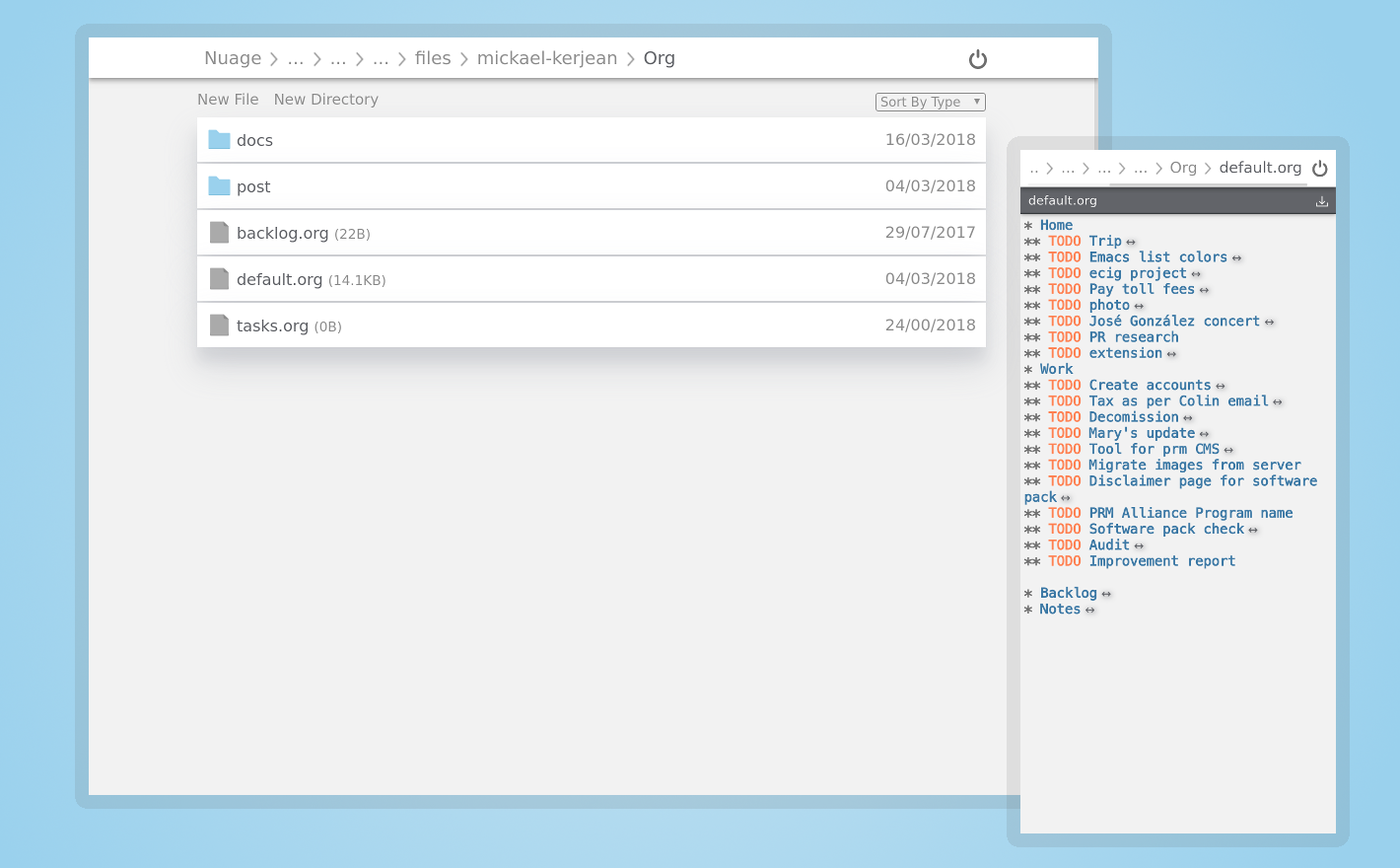
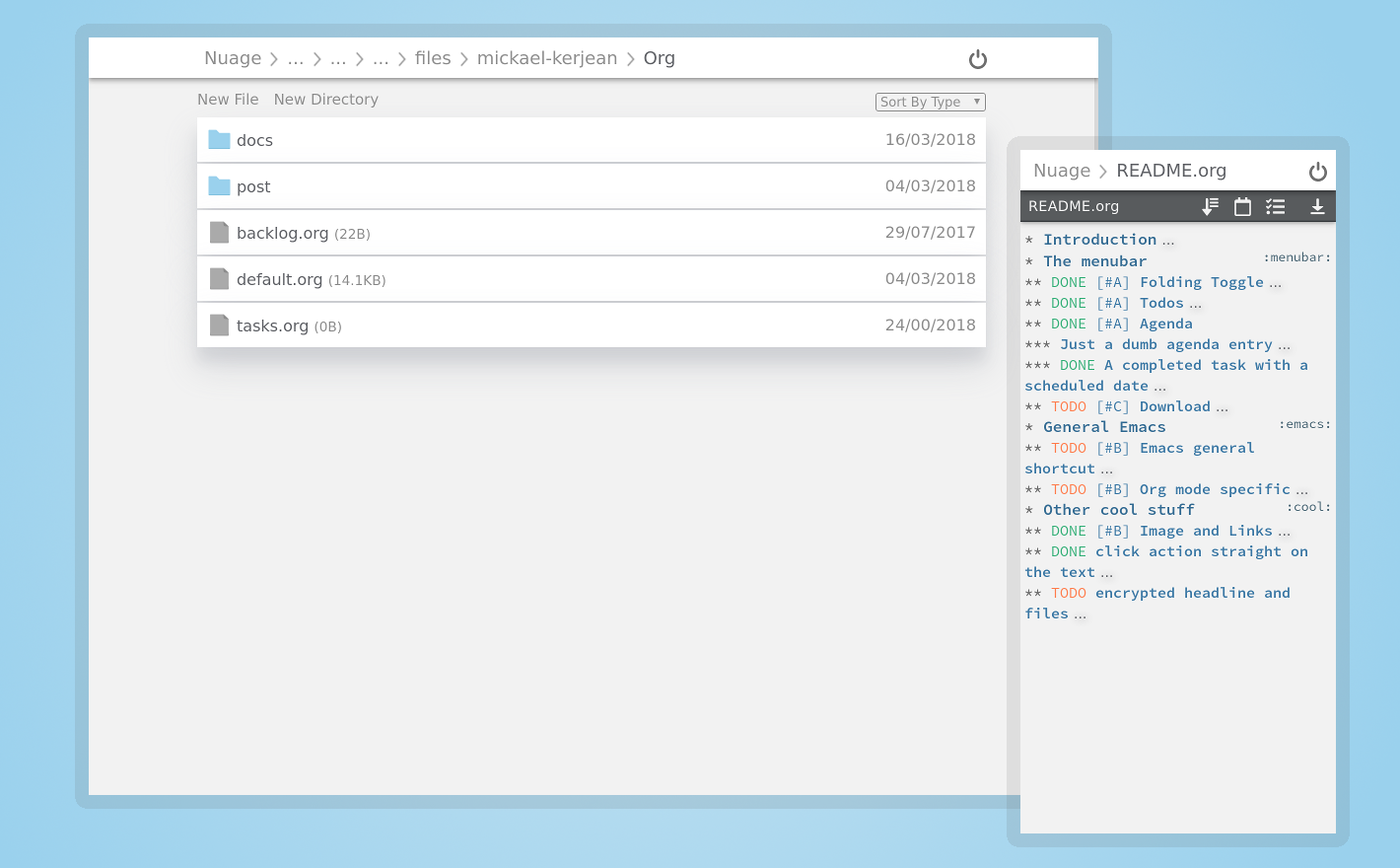
The second (1400, 868) image is a revision of the first. Changes to its layers:
painted on "screenshot" over left=1020, top=159, right=1337, bottom=626
